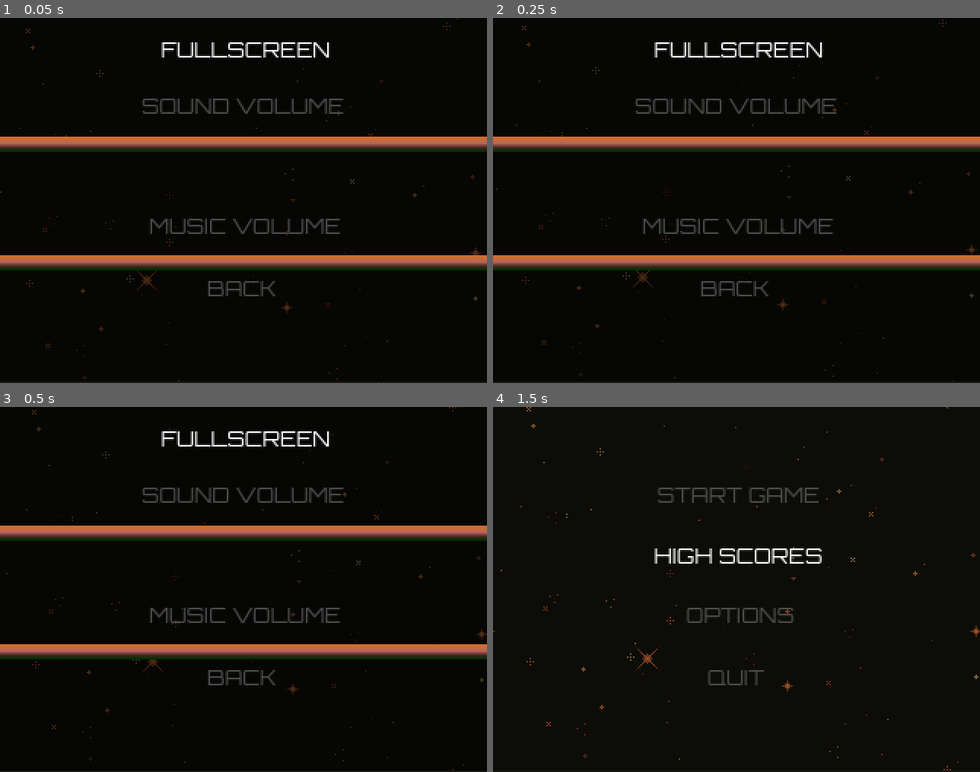
Above: before the commit, frames 1-4 (two rows, left to right).
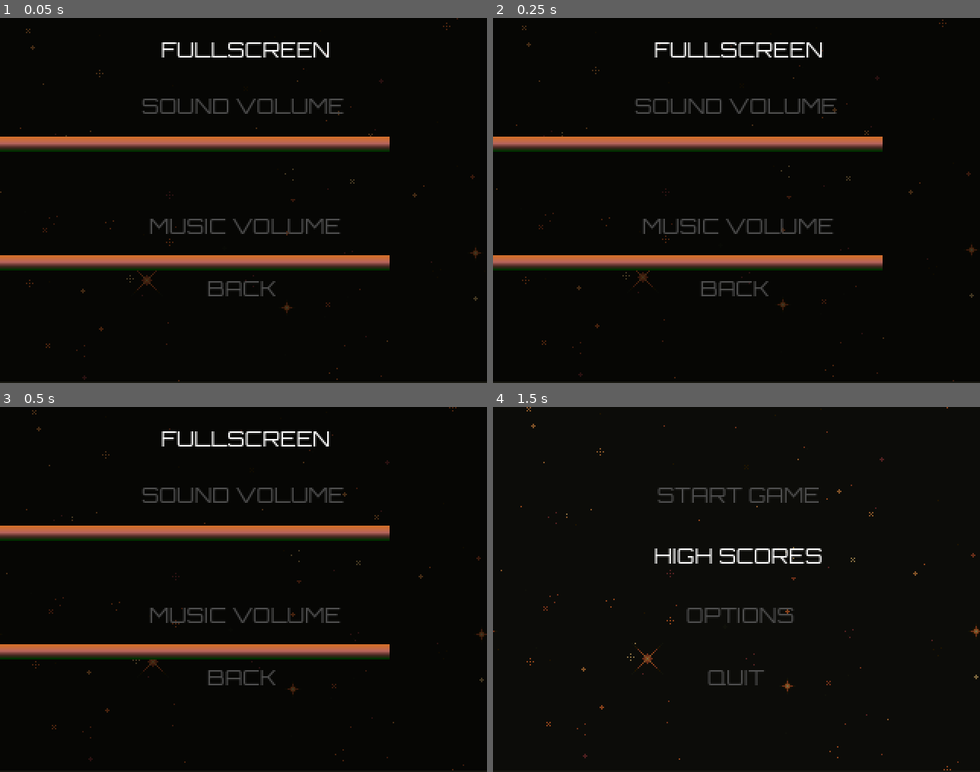
Above: after the commit, the same moments.

Repository: AutumnUK/Thunderheart-Exceed
Game: Godot game, scene res://Scenes/options_menu.tscn
The game is run twice, just before and just after one commit, with the same random seed, the same clock (stepped at 60 frames per second) and the same inputs. This scene is started directly instead of the project's main scene.
Inputs:
- Up to frame 1 (0.05 s): no input
- Up to frame 2 (0.25 s): no input
- Up to frame 3 (0.5 s): no input
- Up to frame 4 (1.5 s): tap Enter (Start) at 0.5 s; hold Right (Right) 0.53-1.28 s; hold Z (A) 0.53-1.28 s; tap X (B) at 0.8, 1.35 s; hold Down (Down) from 1.28 s (still down)

The runs differ from the first frame. In frame 1, 1.7% of the frame differs, in the area x 80-100%, y 32-70%; in frame 2, 1.7%; in frame 3, 1.7%; in frame 4, nothing differs.

Commit message:
refactor
unfinished refactor

Diff:
--- a/thundercurryforce/Scenes/boss.tscn
+++ b/thundercurryforce/Scenes/boss_1.tscn
@@ -1,6 +1,6 @@
 [gd_scene load_steps=5 format=3 uid="uid://bkpm8mlvuqp7r"]
 
-[ext_resource type="Script" path="res://Scripts/boss.gd" id="1_itqvi"]
+[ext_resource type="Script" path="res://Scripts/boss_1.gd" id="1_itqvi"]
 [ext_resource type="Texture2D" uid="uid://bjm1jt1nfbmyb" path="res://Images/boss.png" id="2_t528u"]
 
 [sub_resource type="RectangleShape2D" id="RectangleShape2D_pi47w"]
--- a/thundercurryforce/Scenes/enemy_2.tscn
+++ b/thundercurryforce/Scenes/enemy_strawberry.tscn
@@ -1,6 +1,6 @@
 [gd_scene load_steps=4 format=3 uid="uid://bngdg2n3b7gwg"]
 
-[ext_resource type="Script" path="res://Scripts/enemy_2.gd" id="1_ibcyv"]
+[ext_resource type="Script" path="res://Scripts/enemy_strawberry.gd" id="1_ibcyv"]
 [ext_resource type="Texture2D" uid="uid://bdxi12gpbcq3l" path="res://Images/strawberry.png" id="2_r1nou"]
 
 [sub_resource type="CircleShape2D" id="CircleShape2D_x58w7"]
--- a/thundercurryforce/Scenes/options_menu.tscn
+++ b/thundercurryforce/Scenes/options_menu.tscn
@@ -1,8 +1,10 @@
-[gd_scene load_steps=6 format=3 uid="uid://usvua5t82i6t"]
+[gd_scene load_steps=8 format=3 uid="uid://usvua5t82i6t"]
 
 [ext_resource type="Script" path="res://Scripts/options_menu.gd" id="1_sh5au"]
 [ext_resource type="Texture2D" uid="uid://cttq6miab6k2x" path="res://Images/Titlebackground.png" id="2_ik35p"]
+[ext_resource type="AudioStream" uid="uid://c33joyskdeesb" path="res://Sounds/laser4.wav" id="4_7ctlc"]
 [ext_resource type="FontFile" uid="uid://duksq34xfyd7j" path="res://Misc/Orbitron-Regular.ttf" id="4_m465k"]
+[ext_resource type="AudioStream" uid="uid://fcn0a3i60ppn" path="res://Music/Juhani Junkala [Retro Game Music Pack] Level 3.wav" id="5_nfpbg"]
 
 [sub_resource type="Gradient" id="Gradient_270wr"]
 offsets = PackedFloat32Array(0, 0.259259, 0.561728, 0.944444)
@@ -109,3 +111,11 @@
 offset_right = 320.0
 offset_bottom = 240.0
 color = Color(0, 0, 0, 1)
+
+[node name="ShootingSound" type="AudioStreamPlayer2D" parent="."]
+stream = ExtResource("4_7ctlc")
+bus = &"Effects"
+
+[node name="Music" type="AudioStreamPlayer2D" parent="."]
+stream = ExtResource("5_nfpbg")
+bus = &"Music"
--- a/thundercurryforce/Scenes/player.tscn
+++ b/thundercurryforce/Scenes/player.tscn
@@ -24,6 +24,7 @@
 
 [node name="ShootingSound" type="AudioStreamPlayer2D" parent="."]
 stream = ExtResource("3_jnktm")
+bus = &"Effects"
 
 [node name="DeathSound" type="AudioStreamPlayer2D" parent="."]
 stream = ExtResource("4_8odyi")
--- a/thundercurryforce/Scripts/Global.gd
+++ b/thundercurryforce/Scripts/Global.gd
@@ -7,6 +7,9 @@
 var 	player_x
 var 	player_y
 var 	menu_font
+
+var		sound_volume	: float		= -16.0
+var		music_volume	: float		= -16.0
 
 const	GAME_NAME		: String	= "Thunderheart Exceed"
 const	FONT_MENU		: String	= "res://Misc/Orbitron-Regular.ttf"
--- a/thundercurryforce/Scripts/boss.gd
+++ b/thundercurryforce/Scripts/boss_1.gd
@@ -1,5 +1,4 @@
 extends Area2D
-
 
 const 	HP			= 60
 const 	RELOAD		= 50
--- a/thundercurryforce/Scripts/enemy_apple.gd
+++ b/thundercurryforce/Scripts/enemy_apple.gd
@@ -1,30 +1,29 @@
 extends Area2D
 
-var hp		= HP
-var amplitude = 13.0
-var frequency = 0.04
-var vertical_center
+const 	HP 				: int			= 4
+const 	SPEED 			: int			= 2
+const 	SCORE 			: int			= 3
+const 	amplitude 		: float			= 13.0
+const 	frequency 		: float 		= 0.04
 
-const HP 	= 4
-const SPEED = 2
-const SCORE = 3
-
-func wave():
-	var wave_offset = sin(global_position.x * frequency) * amplitude
-	global_position.y = vertical_center + wave_offset
+var 	hp				: int			= HP
+var 	vertical_center	: int			## Must be defined on _ready()
 
 func _ready() -> void:
 	add_to_group("enemies")
 	vertical_center = global_position.y;
 
+func wave_movement() -> void:
+	var wave_offset 	= sin(global_position.x * frequency) * amplitude
+	global_position.y 	= vertical_center + wave_offset
+
 func _process(delta: float) -> void:
-	global_position.x -= 2
-	wave();
+	global_position.x -= SPEED
+	wave_movement()
 
-	if hp <= 0:
+	if hp == 0:
 		Global.increaseScore(SCORE)
-		queue_free();
+		queue_free()
 
 func _on_area_entered(area: Area2D) -> void:
 	if area.is_in_group("PlayerBullets"):	hp -= 1
-	if area.is_in_group("Player"):			hp -= 10
--- a/thundercurryforce/Scripts/enemy_2.gd
+++ b/thundercurryforce/Scripts/enemy_strawberry.gd
@@ -1,32 +1,22 @@
 extends Area2D
 
-var hp
-var reload
-var vertical_center;  # Center of the screen height
-var bullet 	= preload("res://Scenes/enemy_bullet_1.tscn")
-var exit = 0
+const 	HP 				: int			= 30
+const	RELOAD			: int			= 120
+const 	SPEED 			: int			= 2
+const 	SCORE 			: int			= 10
+const 	amplitude 		: float			= 13.0
+const 	frequency 		: float 		= 0.04
 
-const HP = 30
-const RELOAD = 120
-const SCORE = 10
+var 	hp				: int			= HP
+var 	reload			: int			= RELOAD
+var 	bullet 			: PackedScene	= preload("res://Scenes/enemy_bullet_1.tscn")
+var 	exit 			: int			= 0
 
 func _ready() -> void:
 	add_to_group("enemies")
-	hp = HP
-	reload = RELOAD
 
-func _process(delta: float) -> void:
-	reload -= 1;
-	if global_position.x > 300: global_position.x -= 1.5
-
-	exit += 1;
-	if exit > 240 :
-		global_position.x -= 1.5;
-
-
-	if global_position.x < -30:
-		queue_free();
-
+func reload_process() -> void:
+	reload -= 1
 	if reload <= 0:
 		var bullet1 = bullet.instantiate()
 		bullet1.global_position = global_position
@@ -44,8 +34,16 @@
 
 		reload += RELOAD;
 
+func movement_process():
+	exit += 1
+	if global_position.x > 300: global_position.x -= SPEED
+	if exit > 240 : 			global_position.x -= SPEED
 
+	if global_position.x < -30:
+		queue_free();
 
+func _process(delta: float) -> void:
+	reload_process()
 	if hp <= 0:
 		queue_free()
 		Global.increaseScore(SCORE)
--- a/thundercurryforce/Scripts/options_menu.gd
+++ b/thundercurryforce/Scripts/options_menu.gd
@@ -2,10 +2,8 @@
 
 var 	selection		: int 			= 1
 var 	sound_bus = AudioServer.get_bus_index("Effects")
-var		sound_volume = 0
+var		music_bus = AudioServer.get_bus_index("Music")
 
-var		music_bus = AudioServer.get_bus_index("Music")
-var		music_volume = 0
 
 const 	SELECTED_COLOUR : Color 		= Color (1.0,1.0,1.0,1.0)
 const 	DEFAULT_COLOUR	: Color 		= Color (0.3,0.3,0.3,1.0)
@@ -19,11 +17,14 @@
 	$"Music Bar".set("min_value", -80.0)
 	$"Music Bar".set("max_value",   0.0)
 
+
 ## All of the following values need to be saved.
 ## Don't forget to refactor this code.
 
 func _process(_delta: float) -> void:
-	if Input.is_action_just_pressed("B"): Global.changeScene(MENU)
+	if Input.is_action_just_pressed("B"):
+		if $Music.playing == true: $Music.stop()
+		Global.changeScene(MENU)
 
 	defaultColours()
 	match selection :
@@ -33,31 +34,32 @@
 			if Input.is_action_just_pressed("A"):
 				if 		DisplayServer.window_get_mode() == DisplayServer.WINDOW_MODE_FULLSCREEN	: DisplayServer.window_set_mode(DisplayServer.WINDOW_MODE_WINDOWED)
 				elif 	DisplayServer.window_get_mode() == DisplayServer.WINDOW_MODE_WINDOWED	: DisplayServer.window_set_mode(DisplayServer.WINDOW_MODE_FULLSCREEN)
+			if $Music.playing == true: $Music.stop()
 
 		## Add a music clip that plays for reference when adjusting volume.
 		2 :	# Sound Effect Volume Control
 			textColour($"Sound Volume"	,SELECTED_COLOUR)
-			if Input.is_action_just_pressed("A"): pass
-
-			if Input.is_action_just_pressed("Left"):	sound_volume -= 8.0
-			if Input.is_action_just_pressed("Right"):	sound_volume += 8.0
-
-			AudioServer.set_bus_volume_db(sound_bus, sound_volume)
-			$"Sound Bar".set("value",AudioServer.get_bus_volume_db(sound_bus))
+			if Input.is_action_just_pressed("Left"):	Global.sound_volume -= 8.0; $ShootingSound.play()
+			if Input.is_action_just_pressed("Right"):	Global.sound_volume += 8.0; $ShootingSound.play()
+			if $Music.playing == true: $Music.stop()
 
 		## Add a sound that plays when you adjust volume.
 		3 :	# Music Voume
-			textColour($"Music Volume",SELECTED_COLOUR);
-			if Input.is_action_just_pressed("A"): pass
+			textColour($"Music Volume",SELECTED_COLOUR)
+			if $Music.playing == false: $Music.play()
+			if Input.is_action_just_pressed("Left"):	Global.music_volume -= 8.0;
+			if Input.is_action_just_pressed("Right"):	Global.music_volume += 8.0
 
-			if Input.is_action_just_pressed("Left"):	music_volume -= 8.0;
-			if Input.is_action_just_pressed("Right"):	music_volume += 8.0
+		4 :	# Exit the menu
+			textColour($"Back"			,SELECTED_COLOUR)
+			if Input.is_action_just_pressed("A"): Global.changeScene(MENU)
+			if $Music.playing == true: $Music.stop()
 
-			AudioServer.set_bus_volume_db(music_bus, music_volume)
-			$"Music Bar".set("value",AudioServer.get_bus_volume_db(music_bus))
+	AudioServer.set_bus_volume_db(sound_bus, Global.sound_volume)
+	$"Sound Bar".set("value",AudioServer.get_bus_volume_db(sound_bus))
 
-		4 :	textColour($"Back"			,SELECTED_COLOUR);	if Input.is_action_just_pressed("A"): Global.changeScene(MENU)
-
+	AudioServer.set_bus_volume_db(music_bus, Global.music_volume)
+	$"Music Bar".set("value",AudioServer.get_bus_volume_db(music_bus))
 	if Input.is_action_just_pressed("Up"):  	selection -= 1
 	if Input.is_action_just_pressed("Down"):  	selection += 1
 
--- a/thundercurryforce/Scripts/player_bullet.gd
+++ b/thundercurryforce/Scripts/player_bullet.gd
@@ -11,5 +11,4 @@
 
 func _on_area_entered(area: Area2D) -> void:
 	if area.is_in_group("enemies"):
-		print("bullet hit")
 		queue_free()
--- a/thundercurryforce/Scripts/stage_1.gd
+++ b/thundercurryforce/Scripts/stage_1.gd
@@ -2,11 +2,11 @@
 var frame = 0;
 var second = 0;
 
-var Enemy = preload("res://Scenes/enemy_apple.tscn")
-var Enemy2 = preload("res://Scenes/enemy_2.tscn")
-var boss = preload("res://Scenes/boss.tscn")
-var pause_menu_scene = preload("res://Scenes/pause_scene.tscn")
-var Player 	= preload("res://Scenes/player.tscn")
+var Enemy 				= preload("res://Scenes/enemy_apple.tscn")
+var Enemy2 				= preload("res://Scenes/enemy_strawberry.tscn")
+var boss 				= preload("res://Scenes/boss_1.tscn")
+var pause_menu_scene 	= preload("res://Scenes/pause_scene.tscn")
+var Player 				= preload("res://Scenes/player.tscn")
 
 @onready var score = $TextScore
 @onready var timer = $TextTimer
@@ -59,6 +59,11 @@
 	bosslives = true;
 
 func _process(delta: float) -> void:
+
+	score.text = "SCORE: " 	+ str(Global.global_score)
+	timer.text = "TIME: " 	+ str(second)
+	lives.text = "LIVES: " 	+ str(Global.global_lives)
+
 	if $Music.playing == false: $Music.play()
 	$"Stage 1 Text".set("position", Vector2(text_stage1_pos,82))
 	$"Stage 1 Text Back".set("position", Vector2(text_stage1_pos + 3, 85))
@@ -143,8 +148,4 @@
 
 	if second >= 55: raiseBossHealthBar();
 
-	score.text = "SCORE: " 	+ str(Global.global_score)
-	timer.text = "TIME: " 	+ str(second)
-	lives.text = "LIVES: " 	+ str(Global.global_lives)
-
 	if Global.bosshp == 0:	get_tree().change_scene_to_file("res://Scenes/monsof_logo.tscn")
--- a/thundercurryforce/Scripts/title_screen.gd
+++ b/thundercurryforce/Scripts/title_screen.gd
@@ -8,12 +8,12 @@
 const	FADE_SPEED			: float		= 0.016
 const	NEXTSCENE			: String	= "res://Scenes/main_menu.tscn"
 const 	SHADOW_COLOR		: Color		= Color( 0 , 0 , 0 , 1 )
-
 func _ready() -> void:
 	create_text_menu("Press Z", 114, 180)
 	for i in 60:
 		await get_tree().create_timer(0.01).timeout
 		$FadeOut.modulate.a -= 0.016
+
 
 func _process(_delta: float) -> void:
 	$"Press Z".set("theme_override_colors/default_color",Color(breathing,breathing,breathing,press_z_opacity))
--- a/thundercurryforce/default_bus_layout.tres
+++ b/thundercurryforce/default_bus_layout.tres
@@ -11,5 +11,5 @@
 bus/2/solo = false
 bus/2/mute = false
 bus/2/bypass_fx = false
-bus/2/volume_db = 0.0
+bus/2/volume_db = -0.785987
 bus/2/send = &"Master"
--- a/thundercurryforce/project.godot
+++ b/thundercurryforce/project.godot
@@ -19,10 +19,6 @@
 [autoload]
 
 Global="*res://Scripts/Global.gd"
-
-[debug]
-
-settings/stdout/print_fps=true
 
 [display]
 
Not shown, added: thundercurryforce/todo_list.txt
